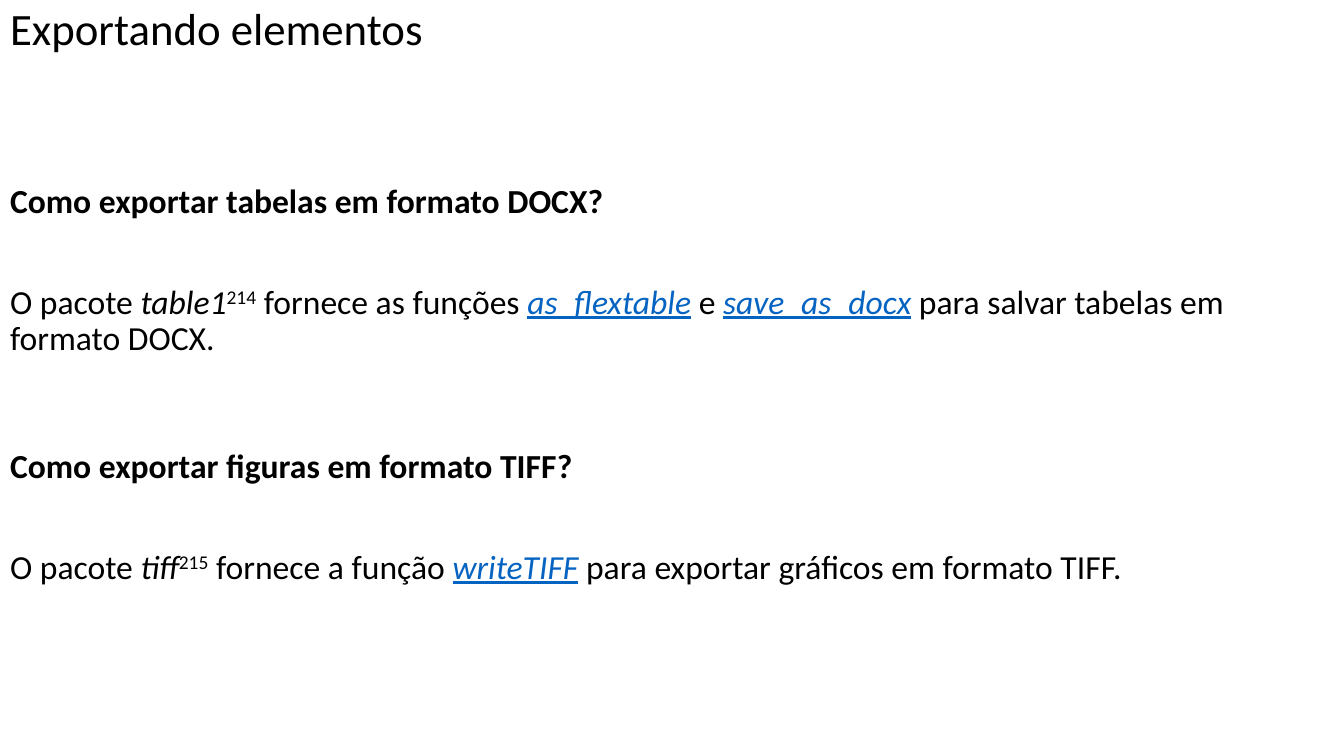
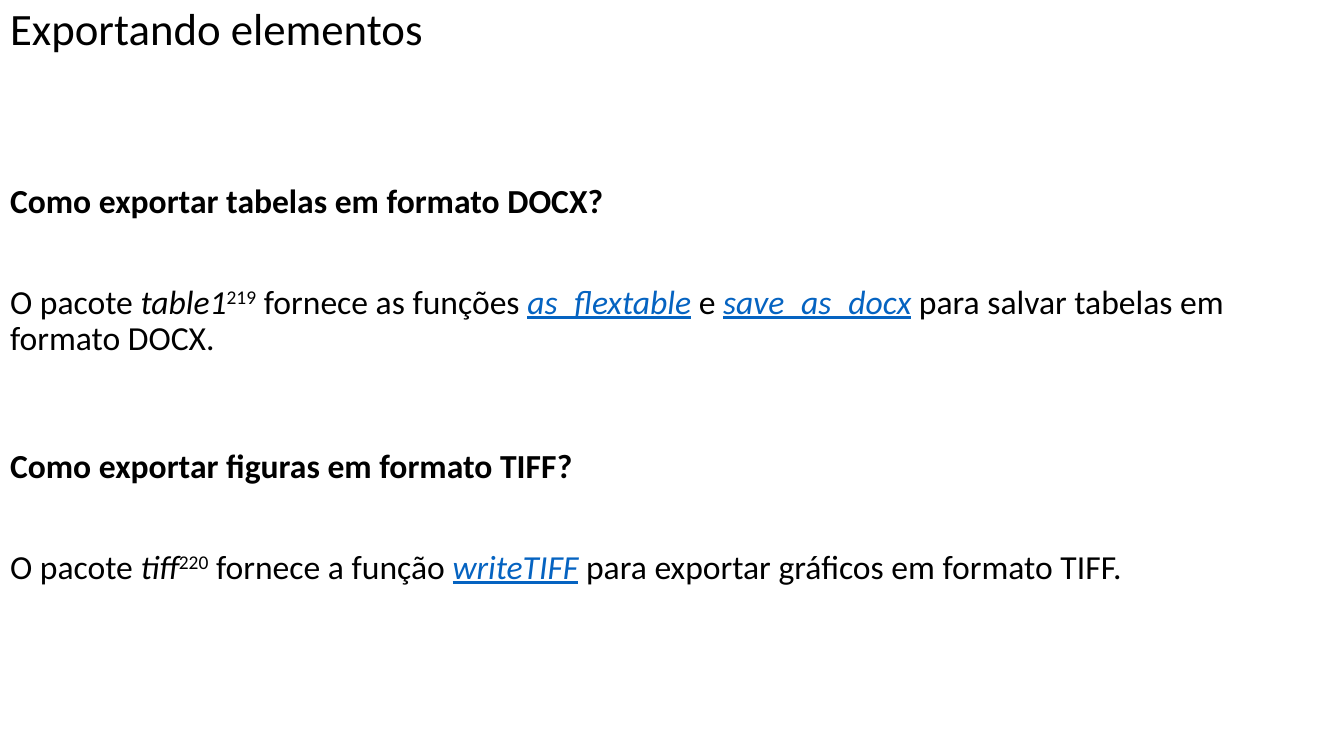
Before and after one commit to FerreiraAS/Ciencia-com-R, a slide deck: slide 154 of docs/Ciencia-com-R.pptx. Drawn at 1344x756 pixels with LibreOffice and Linux fonts; fonts in the diff are those of the drawing. Boxes give left, top, right and bottom in pixels: in the first picture for what was removed or moved away, otherwise in the second. Text is boxed around its words. In the diff, an @@ line names an element or a change of style, - is before the commit and + after.

```diff
--- a/docs/Ciencia-com-R.pptx
+++ b/docs/Ciencia-com-R.pptx
@@ text at [10, 290, 1224, 351]: text changed @@
-O pacote table1214 fornece as funções as_flextable e save_as_docx para salvar tabelas em formato DOCX.
+O pacote table1219 fornece as funções as_flextable e save_as_docx para salvar tabelas em formato DOCX.
@@ text at [10, 556, 1121, 585]: text changed @@
-O pacote tiff215 fornece a função writeTIFF para exportar gráficos em formato TIFF.
+O pacote tiff220 fornece a função writeTIFF para exportar gráficos em formato TIFF.
```
Also in this commit, not shown: 35 other slides changed, 37 other files.
